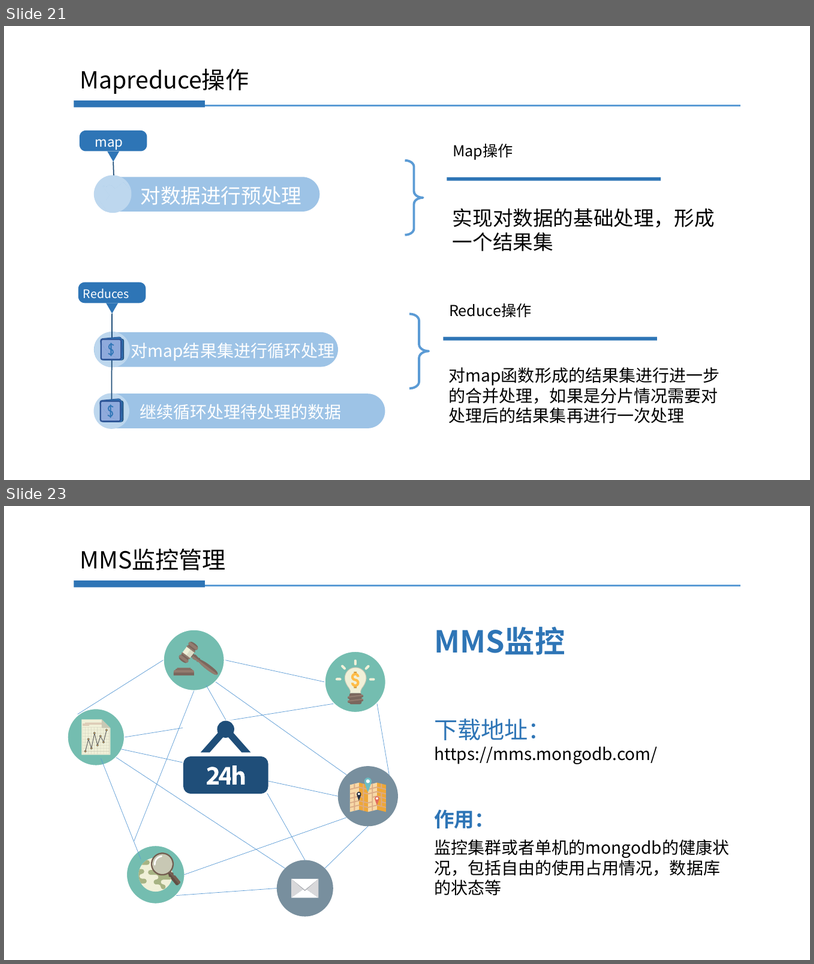
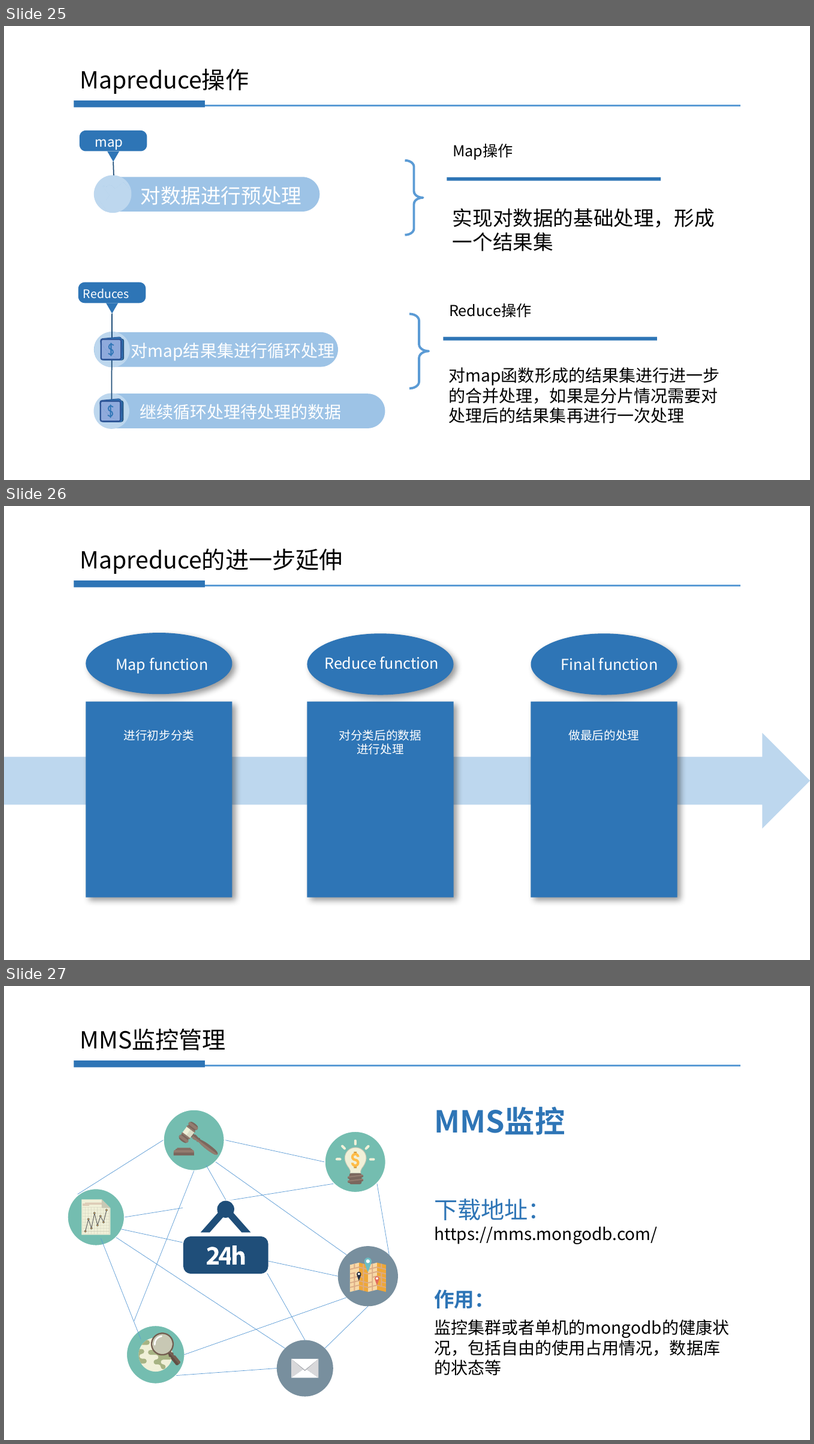
Before and after one commit to sid2656/utils_mongodb, a slide deck: docs/MongoDB视频录制ppt.pptx. Shown one above the other, each under a label of ours: slides 21 and 23 before the commit, slides 25, 26 and 27 after it; the slides between them are not shown. The pictures are 814x964 and 814x1444 pixels, drawn with LibreOffice and Linux fonts; fonts in the diff are those of the drawing. Boxes give left, top, right and bottom in pixels: in the first picture for what was removed or moved away, otherwise in the second. Text is boxed around its words. In the diff, an @@ line names an element or a change of style, - is before the commit and + after.

```diff
--- a/docs/MongoDB视频录制ppt.pptx
+++ b/docs/MongoDB视频录制ppt.pptx
@@ slide 26 added at <box>4,506,810,960</box>, background #CCE8CF @@
@@ text added at <box>80,549,343,574</box>, 28 pt, text #000000 @@
+Mapreduce的进一步延伸
@@ rectangle added at <box>74,580,205,587</box>, fill #2E75B6 @@
@@ line added from (205, 586) to (741, 586), #5B9BD5 1.75 pt @@
@@ right arrow added at <box>4,733,810,828</box>, fill #BDD7EE @@
@@ group added at <box>86,633,232,897</box>: 2 texts, 1 rectangle, 1 ellipse @@
+Map function
+进行初步分类
@@ group added at <box>307,634,453,897</box>: 2 texts, 1 rectangle, 1 ellipse @@
+Reduce function
+对分类后的数据进行处理
@@ group added at <box>531,634,678,897</box>: 2 texts, 1 rectangle, 1 ellipse @@
+Final function
+做最后的处理
@@ what was slide 21 is now slide 25 @@
@@ what was slide 23 is now slide 27 @@
```
Also in this commit, not shown: 2 slides changed, 5 other slides added, 2 slides removed, 11 other files.
